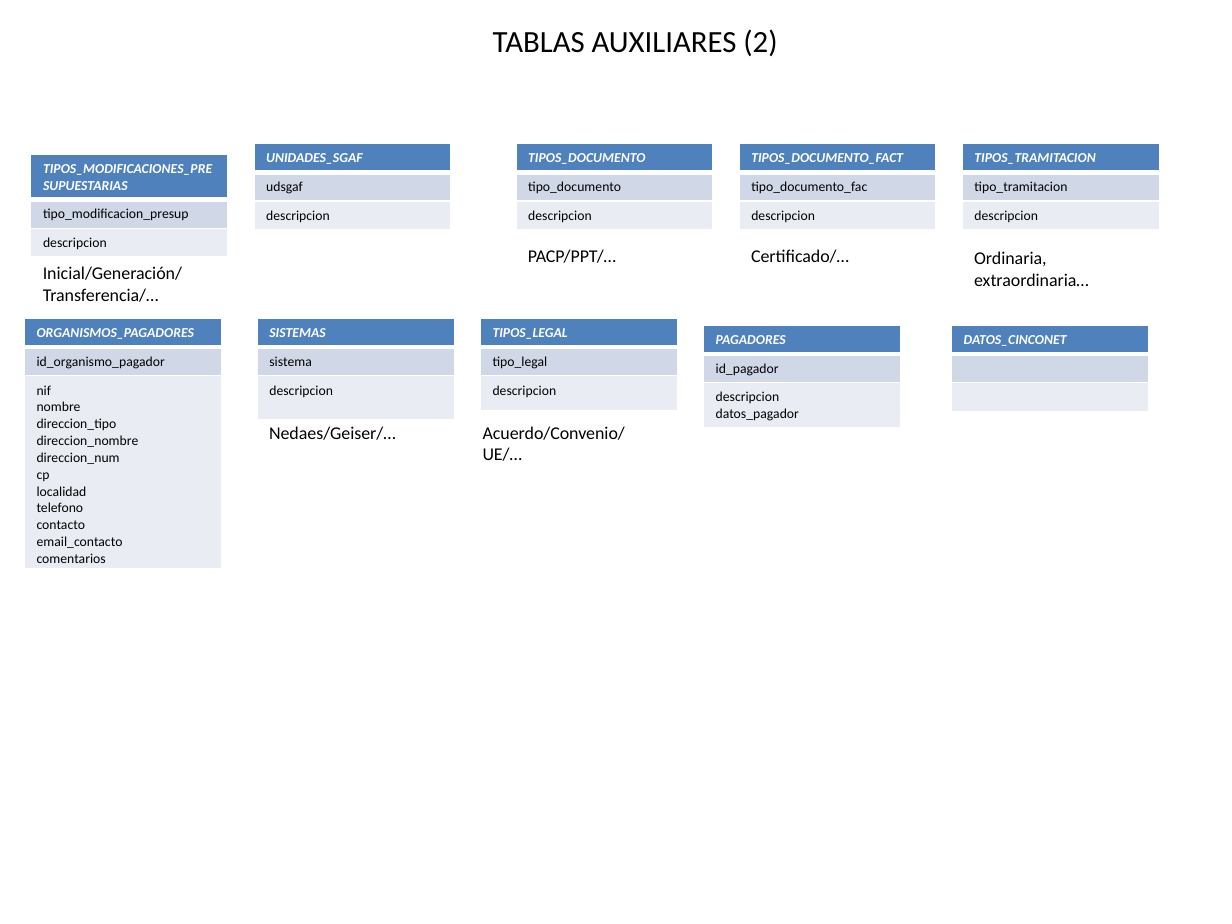
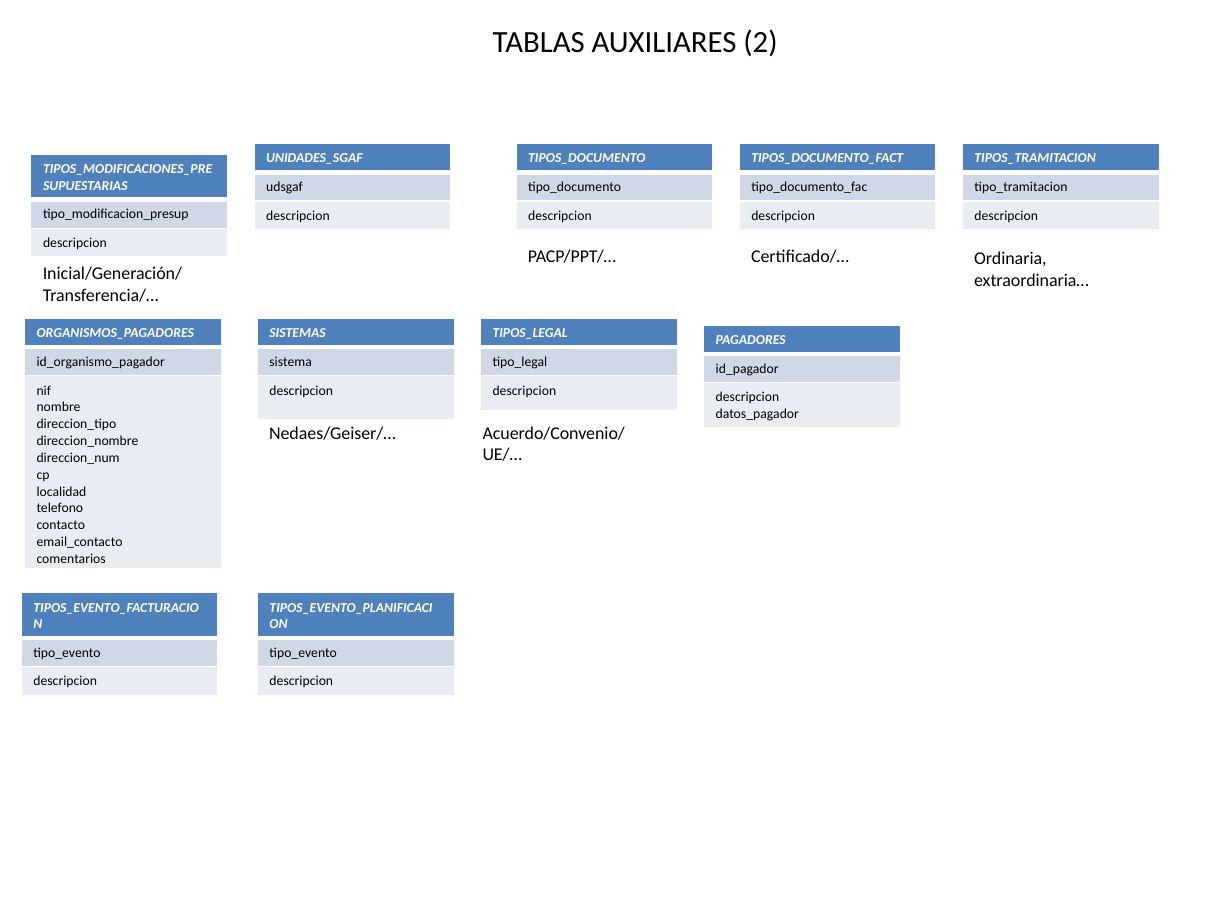
Before and after one commit to mvs0043/TFG.-Desarrollo-de-un-Sistema-de-Planificacion-y-Gestion-de-la-Contratacion-Publica, a slide deck: slide 5 of Documentación Soporte/Documento Tablas - Relaciones Borrador.pptx. Drawn at 1232x924 pixels with LibreOffice and Linux fonts; fonts in the diff are those of the drawing. Boxes give left, top, right and bottom in pixels: in the first picture for what was removed or moved away, otherwise in the second. Text is boxed around its words. In the diff, an @@ line names an element or a change of style, - is before the commit and + after.

```diff
--- a/Documentación Soporte/Documento Tablas - Relaciones Borrador.pptx
+++ b/Documentación Soporte/Documento Tablas - Relaciones Borrador.pptx
@@ table removed at box(951, 325, 1148, 411), 3 rows, 1 columns @@
-DATOS_CINCONET
-
-
@@ table added at box(21, 593, 218, 695), 3 rows, 1 columns @@
+TIPOS_EVENTO_FACTURACION
+tipo_evento
+descripcion
@@ table added at box(257, 593, 455, 695), 3 rows, 1 columns @@
+TIPOS_EVENTO_PLANIFICACION
+tipo_evento
+descripcion
```
Also in this commit, not shown: 3 other slides changed, 2 slides removed.
